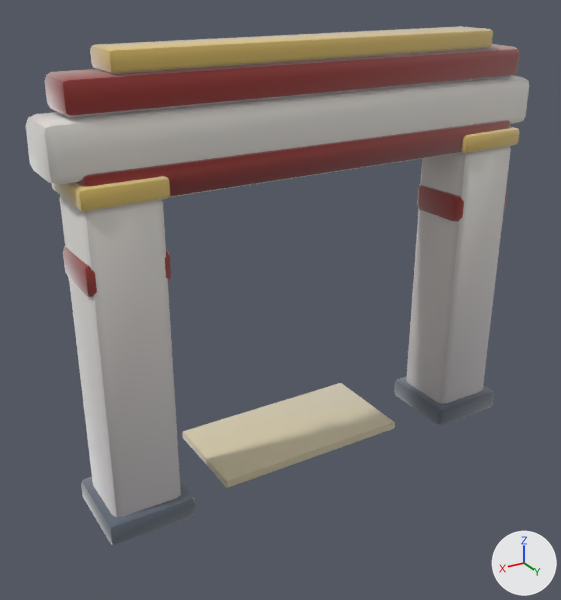
Before and after pictures for a commit that changed the glTF model assets/models/gates/5c5d612e.glb.
One viewpoint serves both versions: a 50 mm lens placed at (4.38, 6.67, 5.38), pointed at (0.19, -0.31, 1.89). The axes (+X, +Y, +Z) are drawn at lower right. The lights are the same throughout. The older version comes first. Vertices at exactly the same position are counted once.

In view in the first picture: 'gate_5c5d612e'.
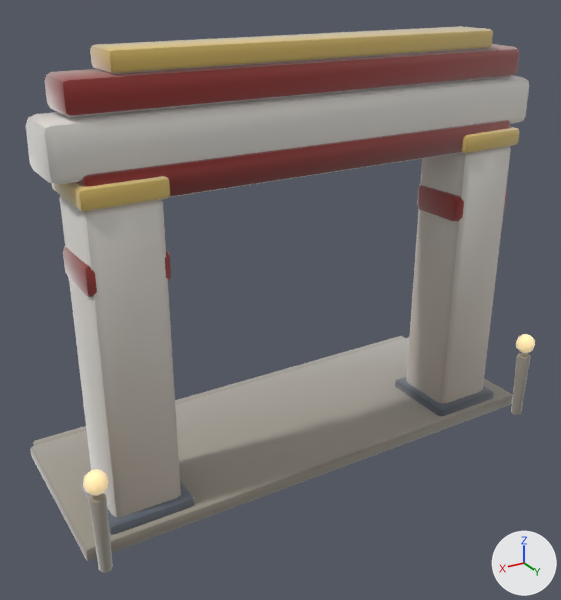
Location of each change, [x1, y1, x2, y2] in pixels of the pictures (561 x 600 px):
'gate_5c5d612e', reshaped
    before: [26, 26, 529, 545]
    after: [26, 26, 535, 573]
part 1 of me_gate_5c5d612e, added
    after: [516, 334, 535, 353]
part 2 of me_gate_5c5d612e, added
    after: [511, 353, 530, 415]
part 3 of me_gate_5c5d612e, added
    after: [88, 493, 113, 573]
part 4 of me_gate_5c5d612e, added
    after: [30, 337, 513, 561]
part 5 of me_gate_5c5d612e, added (mostly hidden)
    after: [33, 336, 404, 445]
part 6 of me_gate_5c5d612e, added (beige)
    after: [83, 469, 109, 496]
part 7 of me_gate_5c5d612e, edited (looks the same)
    both: [26, 30, 529, 535]

Diff of the bpy script that builds the scene:
```diff
--- a/assets/models/gates/5c5d612e.glb.py
+++ b/assets/models/gates/5c5d612e.glb.py
@@ mat_clay__9e978a_0_93 @@
+mat_clay__9e978a_0_93 = bpy.data.materials.new('clay_#9E978A_0.93_-')
+# nodes: BsdfPrincipled, Mix, OutputMaterial, VertexColor
+# colours: grey #9e978a, mixed with the vertex colours
@@ mat_clay__b9b2a2_0_93 @@
+mat_clay__b9b2a2_0_93 = bpy.data.materials.new('clay_#B9B2A2_0.93_-')
+# nodes: BsdfPrincipled, Mix, OutputMaterial, VertexColor
+# colours: grey #b9b2a2, mixed with the vertex colours
@@ mat_clay__ffe2a8_0_95__ffe2a8 @@
+mat_clay__ffe2a8_0_95__ffe2a8 = bpy.data.materials.new('clay_#FFE2A8_0.95_#FFE2A8')
+# nodes: BsdfPrincipled, Mix, OutputMaterial, VertexColor
+# colours: beige #bca67a, beige #ffe2a8, mixed with the vertex colours
@@ me_gate_5c5d612e @@
 # used by ob_gate_5c5d612e; location = (0.0, 0.0, 0.0)
-me_gate_5c5d612e.from_pydata(...)  # 728 vertices, 1404 faces; spans x -2.79..2.79, y -1.0..0.48, z -0.01..4.76
+me_gate_5c5d612e.from_pydata(...)  # 1228 vertices, 2376 faces; spans x -2.92..2.92, y -1.71..0.83, z -0.01..4.76
+# me_gate_5c5d612e part 1: a new loose piece, a UV sphere (10 segments, 6 rings, poles along z) spanning x -2.91..-2.67, y 0.6..0.83, z 0.9..1.14, in mat_clay__ffe2a8_0_95__ffe2a8
+# me_gate_5c5d612e part 2: a new loose piece of 114 vertices spanning x -2.87..-2.71, y 0.63..0.8, z 0.0..0.86, in mat_clay__9e978a_0_93
+# me_gate_5c5d612e part 3: a new loose piece of 114 vertices spanning x 2.71..2.87, y 0.64..0.81, z -0.01..0.87, in mat_clay__9e978a_0_93
+# me_gate_5c5d612e part 4: a new loose piece of 56 vertices spanning x -2.92..2.92, y -1.55..0.55, z 0.0..0.16, in mat_clay__9e978a_0_93
+# me_gate_5c5d612e part 5: a new loose piece of 56 vertices spanning x -2.84..2.84, y -1.71..-1.37, z 0.0..0.12, in mat_clay__9e978a_0_93
+# me_gate_5c5d612e part 6: a new loose piece of 52 vertices spanning x 2.67..2.9, y 0.61..0.83, z 0.9..1.14, in mat_clay__ffe2a8_0_95__ffe2a8
+# me_gate_5c5d612e part 7: 1363 kept faces spanning x -2.79..2.79, y -1.0..0.48, z -0.01..4.75 get new vertex colours
+# other edits to the shape of me_gate_5c5d612e do not show in these pictures
 me_gate_5c5d612e.materials.append(mat_clay__f3efe8_0_93)
@@ me_gate_5c5d612e @@
 me_gate_5c5d612e.materials.append(mat_clay__d8cca8_0_93)
+me_gate_5c5d612e.materials.append(mat_clay__9e978a_0_93)
+me_gate_5c5d612e.materials.append(mat_clay__b9b2a2_0_93)
+me_gate_5c5d612e.materials.append(mat_clay__ffe2a8_0_95__ffe2a8)
```
